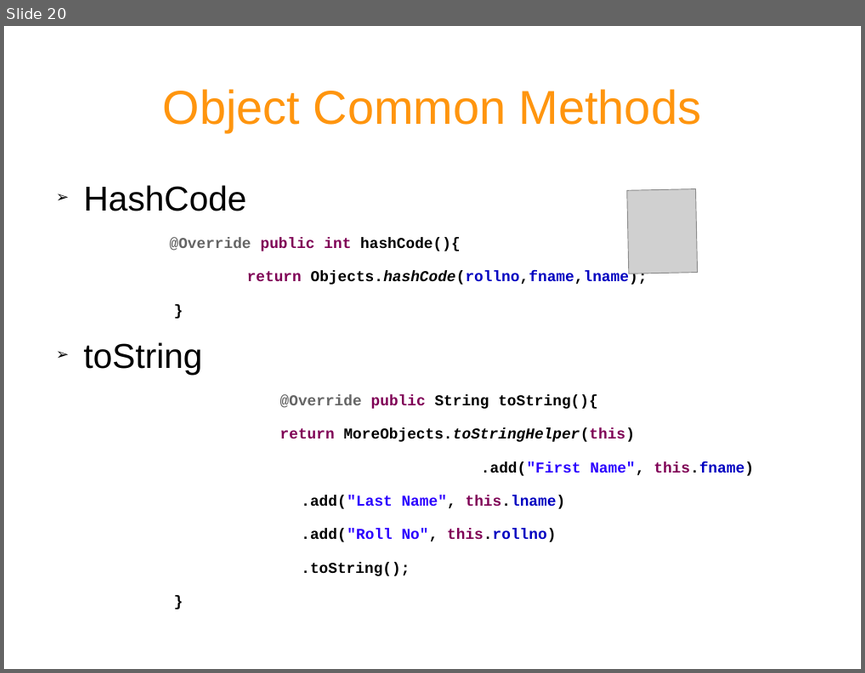
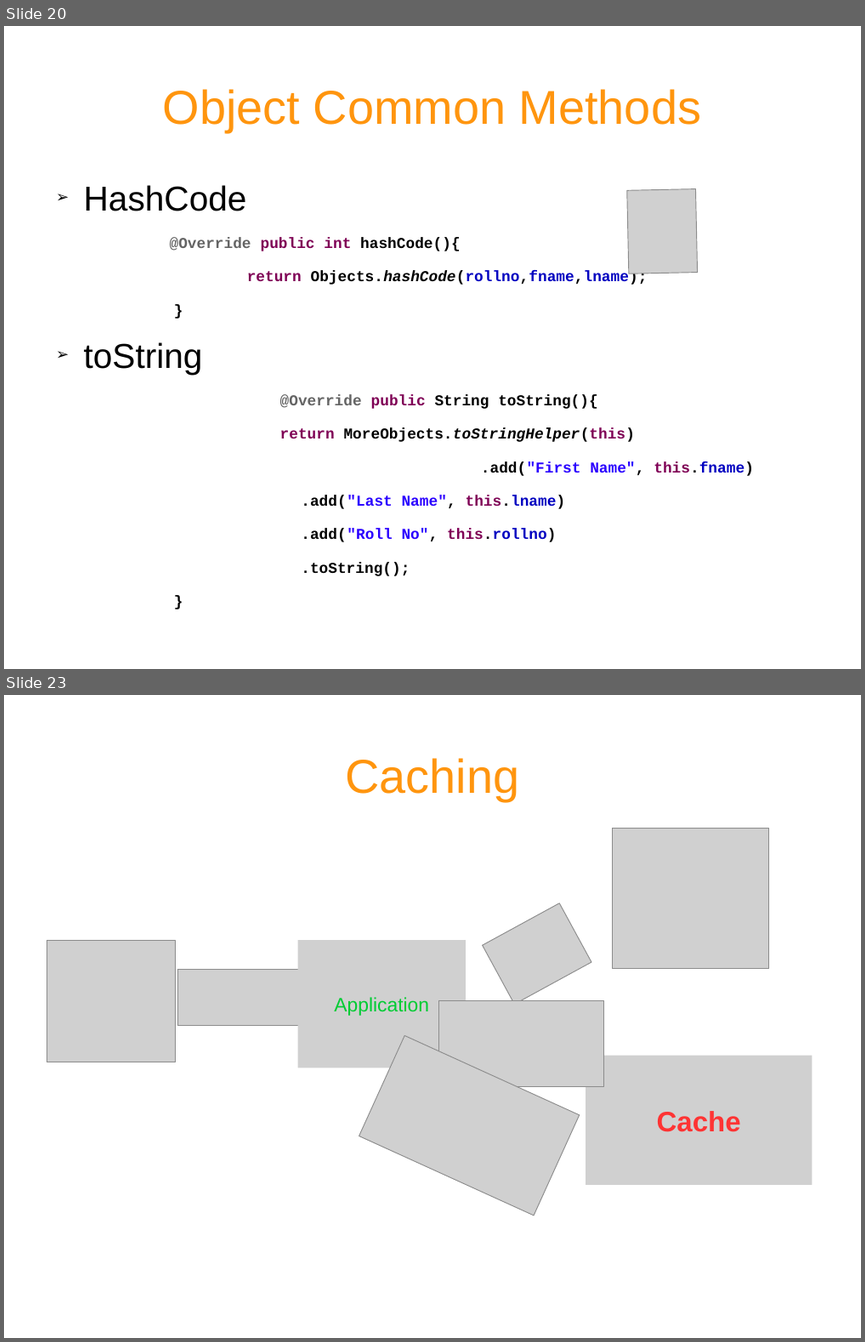
Before and after one commit to rohitvvv/published-papers, a slide deck: Gauva.odp. Shown one above the other, each under a label of ours: slide 20 before the commit, slides 20 and 23 after it; the slides between them are not shown. The pictures are 865x673 and 865x1342 pixels, drawn with LibreOffice and Linux fonts; fonts in the diff are those of the drawing; grey boxes stand for pictures. Boxes give left, top, right and bottom in pixels: in the first picture for what was removed or moved away, otherwise in the second. Text is boxed around its words. In the diff, an @@ line names an element or a change of style, - is before the commit and + after.

```diff
--- a/Gauva.odp
+++ b/Gauva.odp
@@ slide 23 added at [4,695,861,1338], background #FFFFFF @@
@@ title added at [345,758,519,801], 44 pt, text #FF950E @@
+Caching
@@ picture added at [613,828,770,969] @@
@@ picture added at [483,902,591,1004] @@
@@ picture added at [46,940,175,1062] @@
@@ picture added at [298,940,466,1068], 18 pt, text #00CC33 @@
+Application
@@ picture added at [178,969,304,1026] @@
@@ picture added at [438,1000,604,1087] @@
@@ picture added at [359,1036,579,1216] @@
@@ picture added at [585,1055,812,1185], 26 pt, text #FF3333, bold @@
+Cache
```
Also in this commit, not shown: 7 slides changed, 10 other slides added, 1 slide removed.
